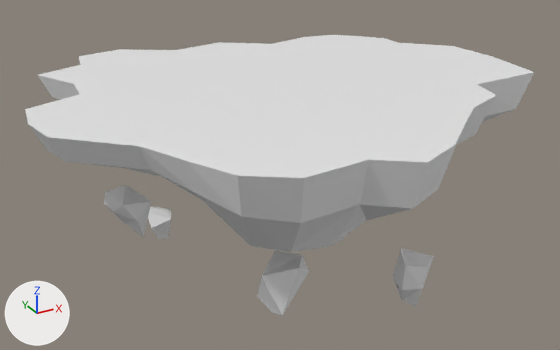
The FBX model Assets/Models/Parkour/small_island_2.fbx: old version first, new version second.
Before and after are seen from a camera (50 mm lens) standing at (-23.4, -47.8, 17.5) and looking at (3.4, 0.9, -6.9). The axes (+X, +Y, +Z) are drawn at lower left. The lights are the same throughout. Where no turn or scale is listed for an object, it has been applied to the vertices.

The scene before the commit, as lines of its bpy script (objects in view):
```python
me_cylinder_005 = bpy.data.meshes.new('Cylinder.005')
me_cylinder_005.from_pydata(...)  # 249 vertices, 470 faces; spans x -14.9..22.0, y -18.0..18.8, z -16.7..1.4
ob_cylinder_005 = bpy.data.objects.new('Cylinder.005', me_cylinder_005)
ob_cylinder_005.location = (0.0, 0.0, 0.0)
```
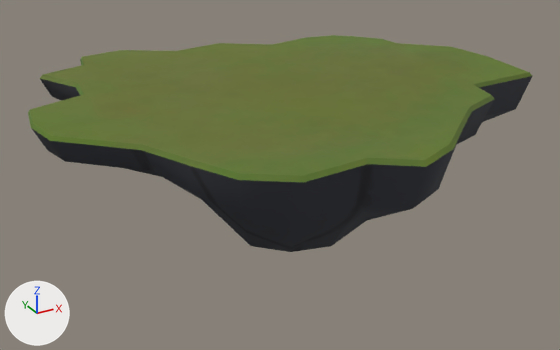
Boxes [x1, y1, x2, y2] around the edits, measured in the pictures (560 x 350 px; the box of a moved part takes in the faces that stretch with it):
'Cylinder.005', reshaped (22% shorter): before [25, 35, 534, 315]; after [28, 35, 532, 252]
part 1 of me_cylinder_005, deleted: before [104, 185, 434, 315]
part 2 of me_cylinder_005, moved or reshaped: before [25, 35, 534, 223]; after [28, 35, 532, 223]
part 3 of me_cylinder_005, recoloured (white to green): [56, 39, 515, 252] in both

Diff of the bpy script that builds the scene:
```diff
--- a/Assets/Models/Parkour/small_island_2.fbx.py
+++ b/Assets/Models/Parkour/small_island_2.fbx.py
@@ img_island_2_png @@
+img_island_2_png = load_image('island_2.png', 'island_2.png', 2048, 2048, 'sRGB')
@@ mat_material_031 @@
+mat_material_031 = principled_material('Material.031')
+mat_material_031.texture = img_island_2_png
+mat_material_031.roughness = 1.0
@@ me_cylinder_005 @@
 # used by ob_cylinder_005; location = (0.0, 0.0, 0.0)
-me_cylinder_005.from_pydata(...)  # 249 vertices, 470 faces; spans x -14.9..22.0, y -18.0..18.8, z -16.7..1.4
+me_cylinder_005.from_pydata(...)  # 211 vertices, 418 faces; spans x -14.8..21.9, y -17.9..18.7, z -7.9..1.4
+# me_cylinder_005 part 1: 6 loose pieces with 69 vertices, spanning x -10.1..14.0, y -11.2..11.0, z -16.7..-5.0, are deleted
+# me_cylinder_005 part 2
+# 34 vertices are removed from x -14.9..22.0, y -18.0..18.8, z -4.4..1.4
+# 128 faces are deleted
+# 65 vertices are added at x -14.8..21.9, y -17.9..18.7, z -4.5..1.4
+# 190 new faces join them
+# me_cylinder_005 part 3: 228 faces spanning x -13.9..21.0, y -17.0..17.8, z -7.9..1.3 switch from no material to mat_material_031 (picture img_island_2_png)
+# me_cylinder_005 part 4: the surface is now shaded smooth
```
